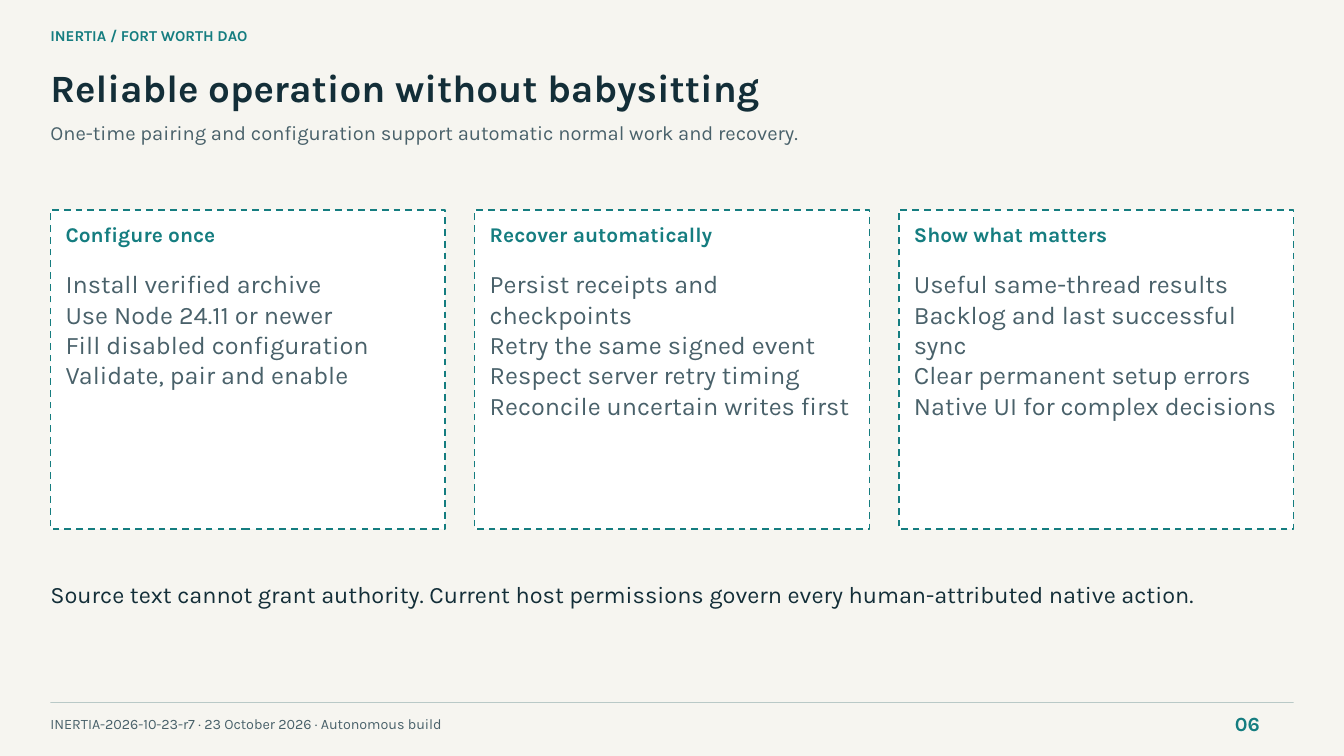
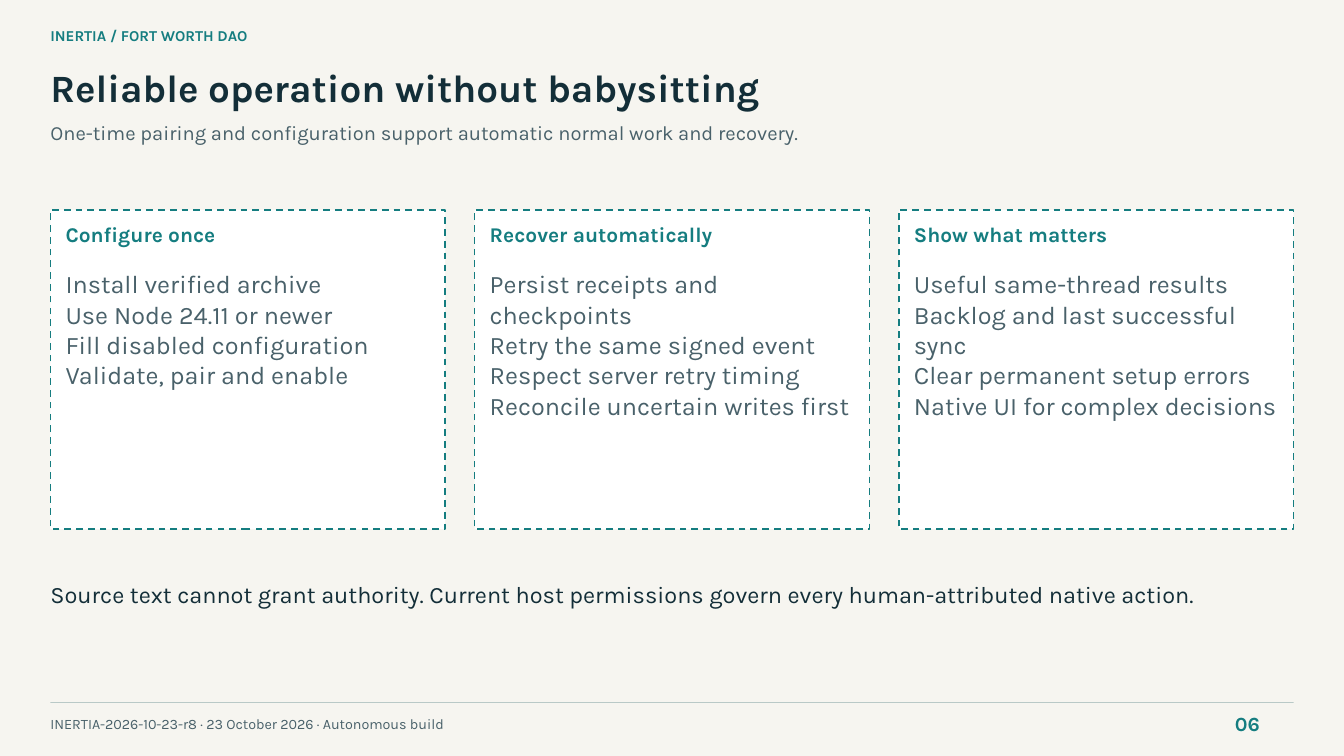
Before and after one commit to NetRxn/Inertia, a slide deck: slide 6 of Inertia-Architecture.pptx. Drawn at 1344x756 pixels with LibreOffice and Linux fonts; fonts in the diff are those of the drawing. Boxes give left, top, right and bottom in pixels: in the first picture for what was removed or moved away, otherwise in the second. Text is boxed around its words. In the diff, an @@ line names an element or a change of style, - is before the commit and + after.

```diff
--- a/Inertia-Architecture.pptx
+++ b/Inertia-Architecture.pptx
@@ text at (50,719,444,729): text changed @@
-INERTIA-2026-10-23-r7 · 23 October 2026 · Autonomous build
+INERTIA-2026-10-23-r8 · 23 October 2026 · Autonomous build
```
Also in this commit, not shown: 7 other slides changed, 9 other files.
